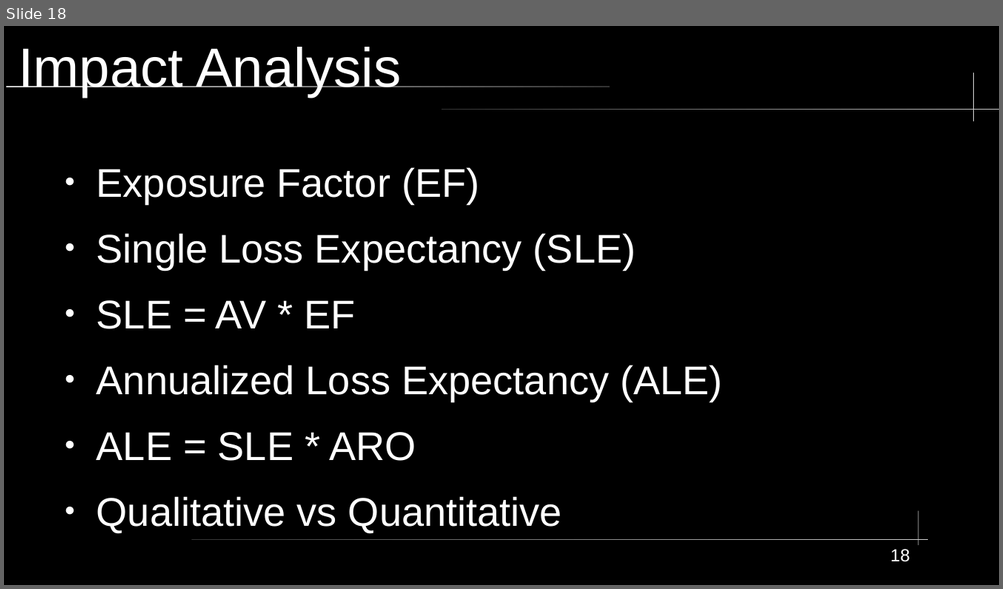
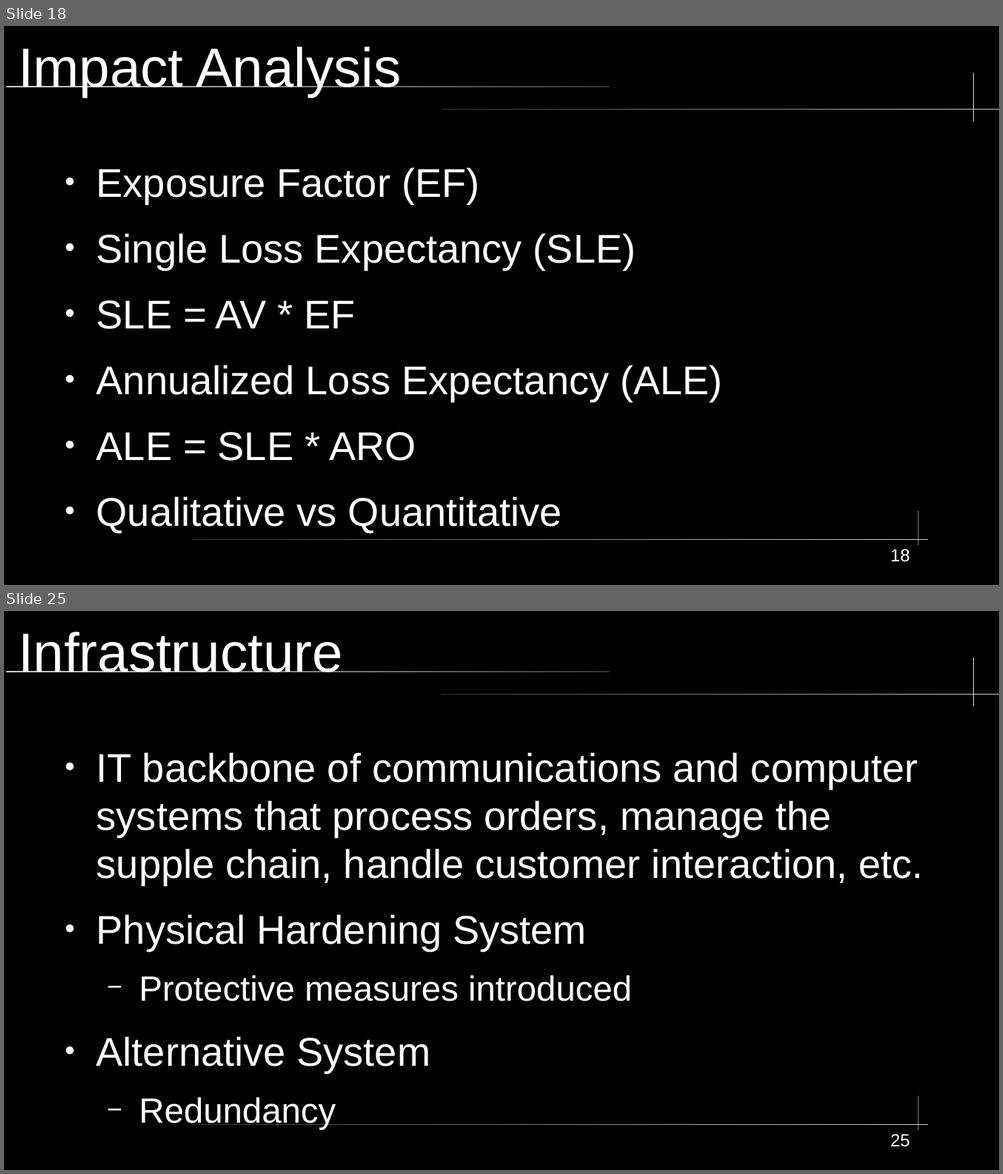
Before and after one commit to City-Colleges-of-Chicago-Cybersecurity/COMPSFI-214, a slide deck: 2026/Spring/powerpoints/Chapter-03-Business-Continuity-Planning.odp. Shown one above the other, each under a label of ours: slide 18 before the commit, slides 18 and 25 after it; the slides between them are not shown. The pictures are 1003x589 and 1003x1174 pixels, drawn with LibreOffice and Linux fonts; fonts in the diff are those of the drawing. Boxes give left, top, right and bottom in pixels: in the first picture for what was removed or moved away, otherwise in the second. Text is boxed around its words. In the diff, an @@ line names an element or a change of style, - is before the commit and + after.

```diff
--- a/2026/Spring/powerpoints/Chapter-03-Business-Continuity-Planning.odp
+++ b/2026/Spring/powerpoints/Chapter-03-Business-Continuity-Planning.odp
@@ slide 25 added at bbox=[4, 611, 999, 1170], background #000000; not listed: 5 template elements that a slide beside it also shows @@
@@ title added at bbox=[18, 632, 343, 672], 44 pt, text #FFFFFF @@
+Infrastructure
@@ text added at bbox=[96, 752, 922, 1130], 32 pt, text #FFFFFF @@
+● IT backbone of communications and computer systems that process orders, manage the supple chain, handle customer interaction, etc.
+● Physical Hardening System
+  − Protective measures introduced
+● Alternative System
+  − Redundancy
@@ page number added at bbox=[890, 1134, 909, 1147], 14 pt, text #FFFFFF @@
+25
```
Also in this commit, not shown: 1 slide changed, 8 other slides added, 6 other files.
